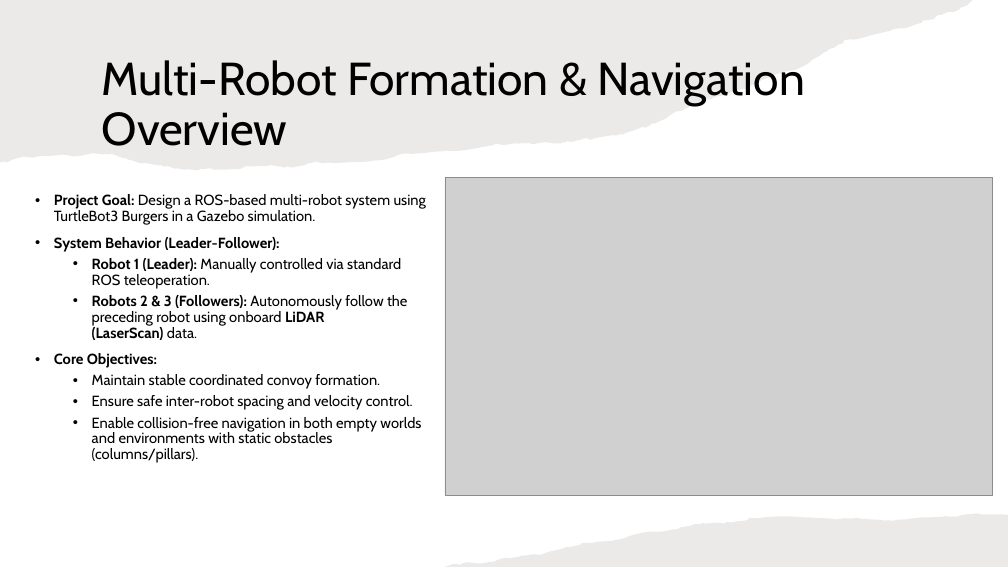
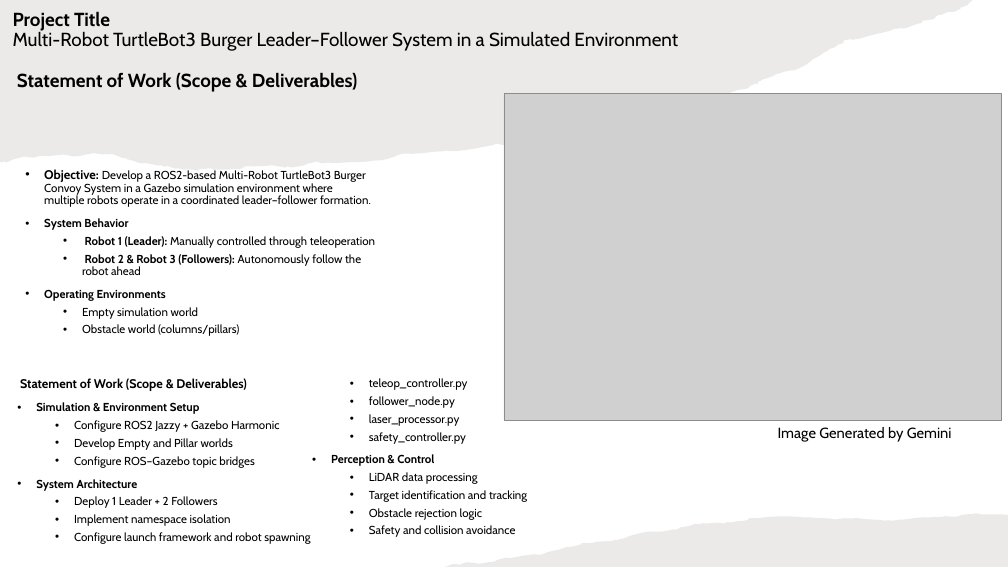
Before and after one commit to abhishekrjanagoudar/ros2_ws, a slide deck: slide 1 of TurtleBot3 Burger Nav2 Project.pptx. Drawn at 1008x567 pixels with LibreOffice and Linux fonts; fonts in the diff are those of the drawing; grey boxes stand for pictures. Boxes give left, top, right and bottom in pixels: in the first picture for what was removed or moved away, otherwise in the second. Text is boxed around its words. In the diff, an @@ line names an element or a change of style, - is before the commit and + after.

```diff
--- a/TurtleBot3 Burger Nav2 Project.pptx
+++ b/TurtleBot3 Burger Nav2 Project.pptx
@@ title at <box>13,12,678,92</box>: text changed; size 44 to 18 pt @@
-Multi-Robot Formation & Navigation Overview
+Project Title
+Multi-Robot TurtleBot3 Burger Leader–Follower System in a Simulated Environment
+Statement of Work (Scope & Deliverables)
@@ picture: place and size @@
-picture at <box>445,177,994,495</box>
+picture at <box>504,94,1002,420</box>
@@ text at <box>44,169,371,336</box>: text changed; size 14 to 11 pt @@
-• Project Goal: Design a ROS-based multi-robot system using TurtleBot3 Burgers in a Gazebo simulation.
-• System Behavior (Leader-Follower):
-  • Robot 1 (Leader): Manually controlled via standard ROS teleoperation.
-  • Robots 2 & 3 (Followers): Autonomously follow the preceding robot using onboard LiDAR (LaserScan) data.
-• Core Objectives:
-  • Maintain stable coordinated convoy formation.
-  • Ensure safe inter-robot spacing and velocity control.
-  • Enable collision-free navigation in both empty worlds
-    and environments with static obstacles
-    (columns/pillars).
+• Objective: Develop a ROS2-based Multi-Robot TurtleBot3 Burger Convoy System in a Gazebo simulation environment where multiple robots operate in a coordinated leader–follower formation.
+• System Behavior
+  • Robot 1 (Leader): Manually controlled through teleoperation
+  • Robot 2 & Robot 3 (Followers): Autonomously follow the robot ahead
+• Operating Environments
+  • Empty simulation world
+  • Obstacle world (columns/pillars)
@@ text added at <box>20,378,527,544</box>, 11 pt, text #000000 @@
+Statement of Work (Scope & Deliverables)
+• Simulation & Environment Setup
+  • Configure ROS2 Jazzy + Gazebo Harmonic
+  • Develop Empty and Pillar worlds
+  • Configure ROS–Gazebo topic bridges
+• System Architecture
+  • Deploy 1 Leader + 2 Followers
+  • Implement namespace isolation
+  • Configure launch framework and robot spawning
+• ROS Node Development
+  • teleop_controller.py
+  • follower_node.py
+  • laser_processor.py
+  • safety_controller.py
+• Perception & Control
+  • LiDAR data processing
+  • Target identification and tracking
+  • Obstacle rejection logic
+  • Safety and collision avoidance
@@ text added at <box>778,427,952,442</box>, 14 pt, text #000000 @@
+Image Generated by Gemini
```
Also in this commit, not shown: 1 slide added, 1 slide removed, 16 other files.
